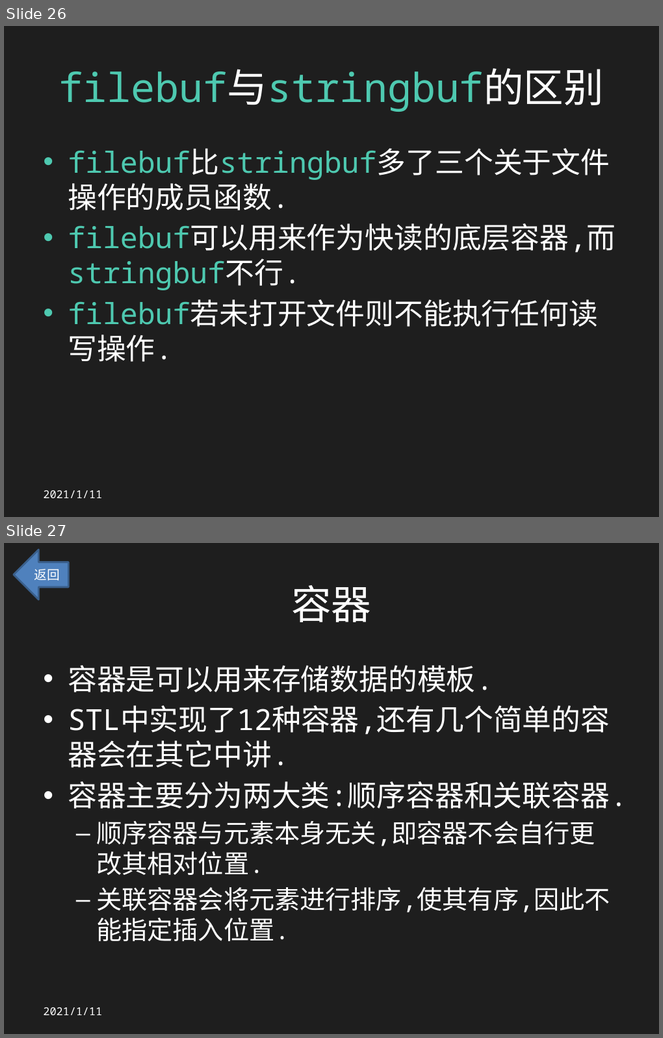
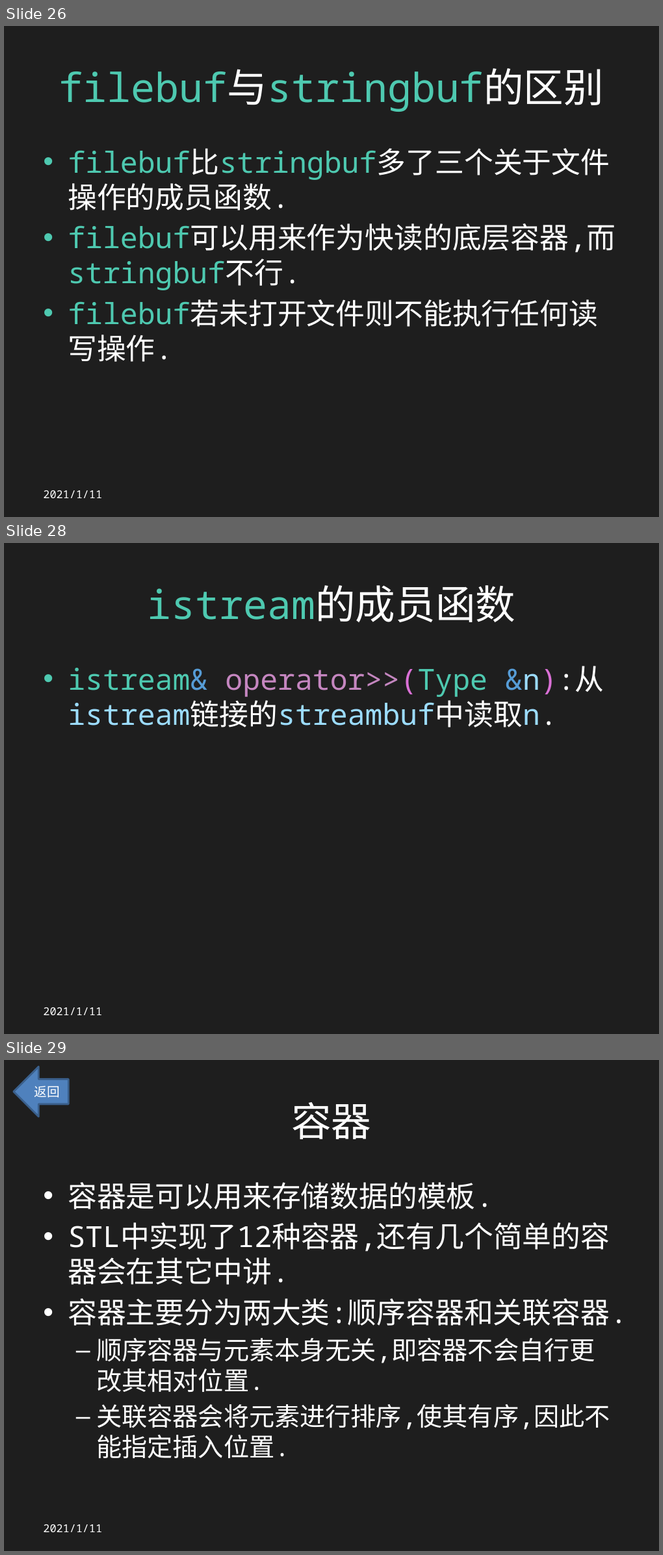
Before and after one commit to Chinesezjc/Solved-Problems, a slide deck: STL.pptx. Shown one above the other, each under a label of ours: slides 26 and 27 before the commit, slides 26, 28 and 29 after it; the slides between them are not shown. The pictures are 663x1038 and 663x1555 pixels, drawn with LibreOffice and Linux fonts; fonts in the diff are those of the drawing. Boxes give left, top, right and bottom in pixels: in the first picture for what was removed or moved away, otherwise in the second. Text is boxed around its words. In the diff, an @@ line names an element or a change of style, - is before the commit and + after.

```diff
--- a/STL.pptx
+++ b/STL.pptx
@@ slide 28 added at [4,543,659,1034], background #1E1E1E @@
@@ title added at [147,585,516,622], 44 pt, text #4EC9B0 @@
+istream的成员函数
@@ text added at [68,666,604,728], 32 pt, text #9CDCFE @@
+• istream& operator>>(Type &n):从istream链接的streambuf中读取n.
@@ text added at [43,1008,102,1016], 12 pt, text #FFFFFF @@
+2021/1/11
@@ what was slide 27 is now slide 29 @@
```
Also in this commit, not shown: 3 slides changed, 1 other slide added.
